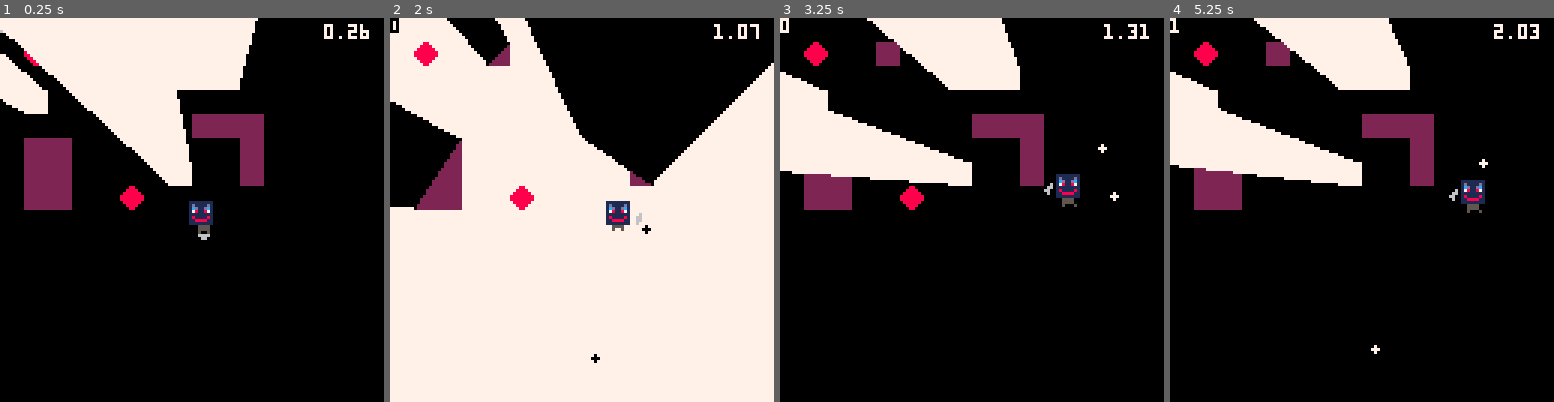
Above: before the commit, frames 1-4 (left to right).
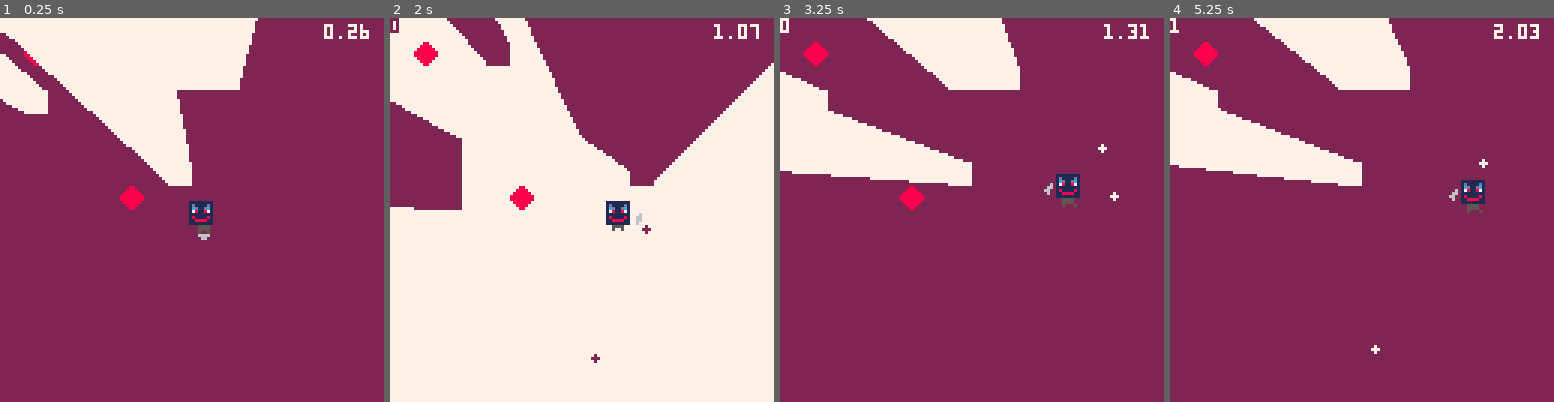
Above: after the commit, the same moments.

Repository: Shishudy/GlobalGameJam2026
Game: PICO-8 cartridge lua/playertest.p8
Same seed, same stepped clock (60 frames per second), same inputs: the game is played once before the commit and once after it.
Inputs:
- Up to frame 1 (0.25 s): no input
- Up to frame 2 (2 s): tap X (X key) at 0.33, 1.07, 1.85 s; tap O (Z key) at 0.7, 1.7 s; hold Right from 1.6 s (still down)
- Up to frame 3 (3.25 s): release Right at 2.1 s; tap O (Z key) at 2.1, 2.5, 2.9 s; hold Up 2.15-2.42 s; hold Right 2.47-3.03 s; tap X (X key) at 2.97 s; hold Left from 3.08 s (still down)
- Up to frame 4 (5.25 s): tap O (Z key) every 0.4 s from 3.3 to 4.9 s; release Left at 3.58 s; hold Down 3.63-3.97 s; hold Right 4.02-4.68 s; tap X (X key) at 4.08, 5.2 s; hold Up 4.73-5.03 s; hold Left from 5.08 s (still down)

The runs differ from the first frame. In frame 1, 78% of the frame differs, in the area x 0-100%, y 0-100%; in frame 2, 22%; in frame 3, 83%; in frame 4, 83%.

Commit message:
Mask palletes

Diff:
--- a/lua/Main.lua
+++ b/lua/Main.lua
@@ -7,17 +7,19 @@
 end
 
 function _draw()
+    pal(2, MaskColor1)
+    pal(7, MaskColor2)
     cls(currentMaskColor)
 	-- draw the portion of the map relative to the level
     map((current_level - 1) * 16)
+    draw_shadow()
+    pal()
+    drawBullets()
     drawPlayer()
-    drawBullets()
-    draw_shadow()
     timer_draw()
 end
 
 function _update()
-    update_mask()
     timer_update()
     coresume(visible_vertices_coroutine)
     updatePlayer()
--- a/lua/Mask.lua
+++ b/lua/Mask.lua
@@ -6,16 +6,13 @@
 local prevBTN = false
 
 function init_mask()
+    if inverted then
+    currentMaskColor = MaskColor2
+    negativeMaskColor = MaskColor1
+    else
     currentMaskColor = MaskColor1
     negativeMaskColor = MaskColor2
-end
-
-function update_mask()
-    local curBTN = btn(5)
-    if not prevBTN and curBTN then
-        activate_mask()
     end
-    prevBTN = curBTN
 end
 
 function activate_mask()
--- a/lua/Player.lua
+++ b/lua/Player.lua
@@ -23,6 +23,7 @@
 	bullets = 6
 }
 
+local prevMaskBTN = false
 local prevShootinBtn = false
 local maskBtnTime = 0
 
@@ -75,7 +76,7 @@
 		player.y + player.spriteH * 4,
 		player.collisionSizeX, player.collisionSizeY
 	)
-			and MAP_W_MIN * 8 < player.x + player.velocityX and player.x + player.velocityX < MAP_W_MAX * 8 - 8 then
+			and MAP_W_MIN * 8 < player.x + player.velocityX and player.x + player.velocityX < MAP_W_MAX * 8 then
 		player.x += player.velocityX
 	end
 	if not check_space_collision(
@@ -83,7 +84,7 @@
 		player.y + player.velocityY + player.spriteH * 4,
 		player.collisionSizeX, player.collisionSizeY
 	)
-			and MAP_H_MIN * 8 < player.y + player.velocityY and player.y + player.velocityY < MAP_H_MAX * 8 - 8 then
+			and MAP_H_MIN * 8 < player.y + player.velocityY and player.y + player.velocityY < MAP_H_MAX * 8 then
 		player.y += player.velocityY
 	end
 
@@ -147,6 +148,12 @@
 		if not btn(4) then player.velocityY += player.acceleration end
 		player.directionY = 1
 	end
+
+	local curMaskBTN = btn(5)
+    if not prevMaskBTN and curMaskBTN then
+        activate_mask()
+    end
+    prevMaskBTN = curMaskBTN
 end
 
 local prevMaskLeftBTN = false
@@ -156,10 +163,10 @@
 	local curMaskLeftBTN = btn(⬅️)
 	if not prevMaskLeftBTN and curMaskLeftBTN then
 		player.mask += 1
-		MaskColor1 = 2
 		if player.mask > player.maskMax then
 			player.mask = 0
 		end
+		change_pallete(player.mask)
 	end
 	prevMaskLeftBTN = curMaskLeftBTN
 
@@ -169,6 +176,7 @@
 		if player.mask < 0 then
 			player.mask = player.maskMax
 		end
+		change_pallete(player.mask)
 	end
 	prevMaskRightBTN = curMaskRightBTN
 end
--- a/lua/constants.lua
+++ b/lua/constants.lua
@@ -2,19 +2,31 @@
 MAP_H = 16
 
 -- Setup on init_objects()
-MAP_W_MIN = 0   -- 0
-MAP_W_MAX = 0   -- 16
-MAP_H_MIN = 0   -- 0
-MAP_H_MAX = 0   -- 16
+MAP_W_MIN = 0 -- 0
+MAP_W_MAX = 0 -- 16
+MAP_H_MIN = 0 -- 0
+MAP_H_MAX = 0 -- 16
 
 
 TILE = 8
 
 current_targets_destroyed = 0
 
-MaskColor1 = 0
+MaskColor1 = 2
 MaskColor2 = 7
 
-collision_flags = { 0 , 1 }
+collision_flags = { 0, 1 }
 
-shadow_len=1024
+shadow_len = 1024
+
+mask_pallets = {
+    [0] = { 0, 7 },
+    [1] = { 3, 4 },
+    [2] = { 1, 13 },
+    [3] = { 13, 15 },
+    [4] = { 1, 6 },
+    [5] = { 2, 3 },
+    [6] = { 5, 10 },
+    [7] = { 1, 9 },
+    [8] = { 12, 4 }
+}
--- a/lua/helpers.lua
+++ b/lua/helpers.lua
@@ -221,3 +221,10 @@
 			or check_location_collision(x - w, y + h ,maskFlag)
 			or check_location_collision(x + w, y + h ,maskFlag)
 end
+
+
+function change_pallete(i)
+	local v = mask_pallets[i]
+	MaskColor1, MaskColor2 = v[1], v[2]
+	init_mask()
+end
